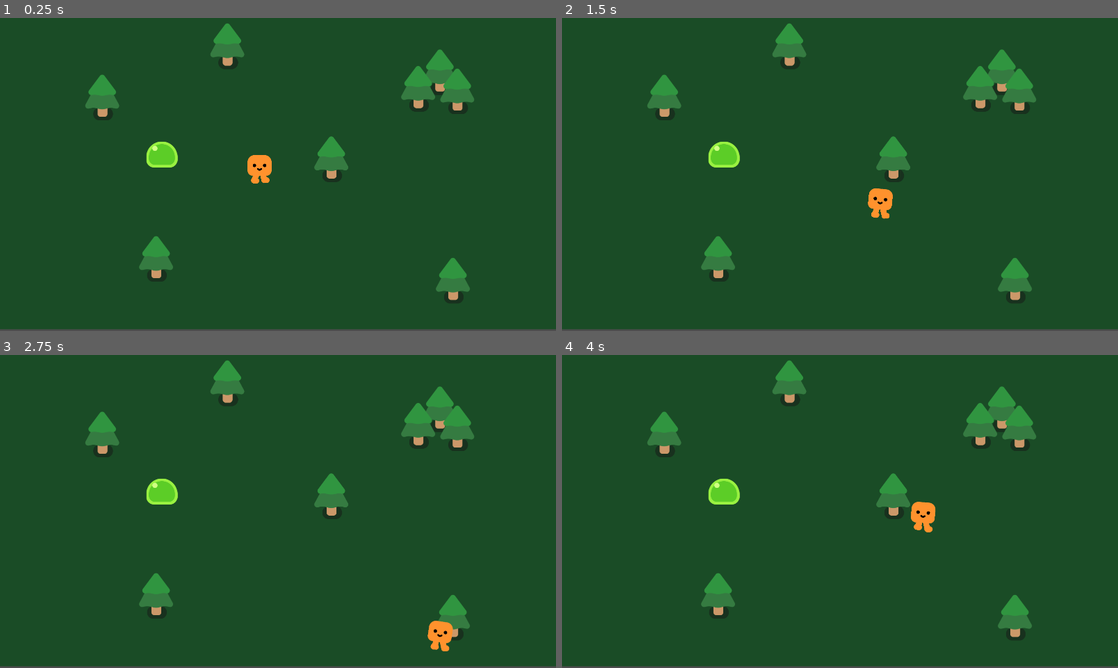
Above: before the commit, frames 1-4 (two rows, left to right).
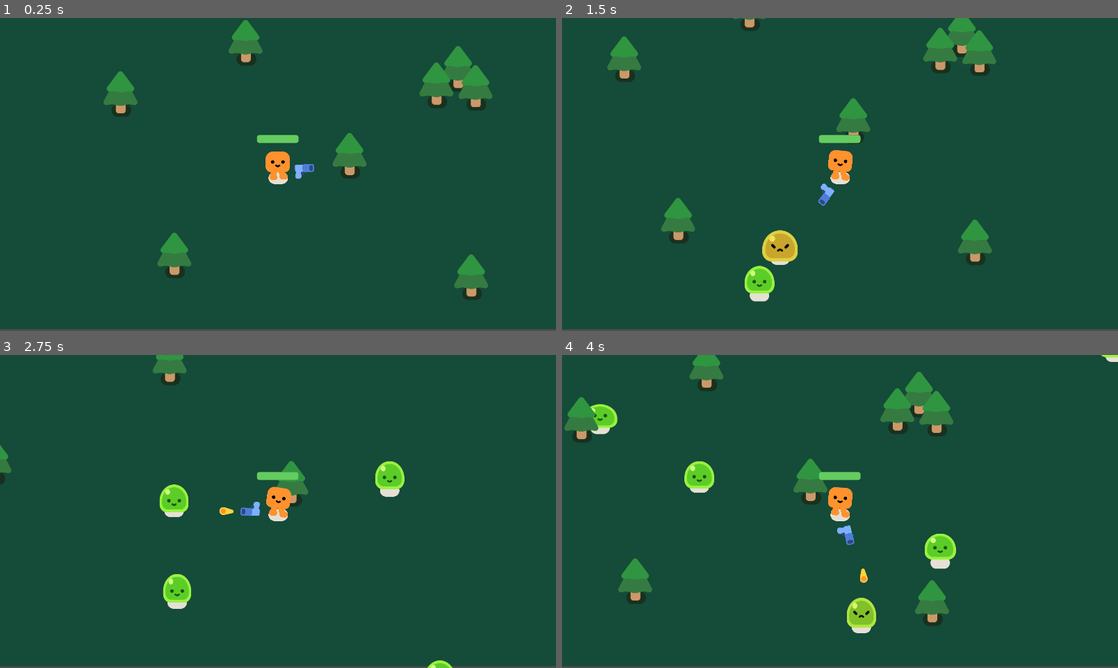
Above: after the commit, the same moments.

Repository: farinaceos/2d-godot-game
Game: Godot game, scene res://scenes/survivors_game.tscn
The game is run twice, just before and just after one commit, with the same random seed, the same clock (stepped at 60 frames per second) and the same inputs.
Inputs:
- Up to frame 1 (0.25 s): no input
- Up to frame 2 (1.5 s): hold D (move_right) 0.53-1.28 s; hold S (move_down) from 1.28 s (still down)
- Up to frame 3 (2.75 s): release S (move_down) at 2.03 s; hold D (move_right) from 2.03 s (still down)
- Up to frame 4 (4 s): release D (move_right) at 2.78 s; hold W (move_up) 2.78-3.53 s; hold A (move_left) from 3.53 s (still down)

The runs differ from the first frame. In frame 1, 7.7% of the frame differs, in the area x 15-89%, y 0-92%; in frame 2, 10%; in frame 3, 7.7%; in frame 4, 12%, in the area x 0-100%, y 0-92%.

Commit message:
alpha version - Game Playable - Add features

Diff:
--- /dev/null
+++ b/scenes/bullet.tscn
@@ -0,0 +1,24 @@
+[gd_scene load_steps=4 format=3 uid="uid://g8401gh8n81g"]
+
+[ext_resource type="Script" path="res://script/bullet.gd" id="1_7wvbr"]
+[ext_resource type="Texture2D" uid="uid://dftkbqwsfd68r" path="res://pistol/projectile.png" id="2_sn70w"]
+
+[sub_resource type="CircleShape2D" id="CircleShape2D_8xlop"]
+radius = 17.0
+
+[node name="Bullet" type="Area2D"]
+top_level = true
+rotation = 0.614838
+collision_layer = 0
+collision_mask = 3
+script = ExtResource("1_7wvbr")
+
+[node name="Projectile" type="Sprite2D" parent="."]
+position = Vector2(-12, -1)
+texture = ExtResource("2_sn70w")
+
+[node name="CollisionShape2D" type="CollisionShape2D" parent="."]
+position = Vector2(-1, 0)
+shape = SubResource("CircleShape2D_8xlop")
+
+[connection signal="body_entered" from="." to="." method="_on_body_entered"]
--- /dev/null
+++ b/scenes/gun.tscn
@@ -0,0 +1,33 @@
+[gd_scene load_steps=4 format=3 uid="uid://ctdwhg65bed0x"]
+
+[ext_resource type="Texture2D" uid="uid://cswb5do8rrj7q" path="res://pistol/pistol.png" id="1_0ef6d"]
+[ext_resource type="Script" path="res://script/gun.gd" id="1_dy703"]
+
+[sub_resource type="CircleShape2D" id="CircleShape2D_ka6pp"]
+radius = 810.062
+
+[node name="Gun" type="Area2D"]
+collision_layer = 0
+collision_mask = 2
+script = ExtResource("1_dy703")
+
+[node name="CollisionShape2D" type="CollisionShape2D" parent="."]
+position = Vector2(-4, 0)
+shape = SubResource("CircleShape2D_ka6pp")
+
+[node name="WeaponPivot" type="Marker2D" parent="."]
+rotation = -0.0194902
+
+[node name="Pistol" type="Sprite2D" parent="WeaponPivot"]
+position = Vector2(92.0605, -2.20625)
+texture = ExtResource("1_0ef6d")
+
+[node name="ShootingPoint" type="Marker2D" parent="WeaponPivot/Pistol"]
+unique_name_in_owner = true
+position = Vector2(25.2973, -11.5082)
+
+[node name="Timer" type="Timer" parent="."]
+wait_time = 0.3
+autostart = true
+
+[connection signal="timeout" from="Timer" to="." method="_on_timer_timeout"]
--- a/scenes/mob.tscn
+++ b/scenes/mob.tscn
@@ -7,11 +7,14 @@
 radius = 53.0377
 
 [node name="Mob" type="CharacterBody2D"]
+collision_layer = 2
+collision_mask = 3
 script = ExtResource("1_m6401")
 
 [node name="Slime" parent="." instance=ExtResource("1_eocjs")]
-position = Vector2(82, 217)
+unique_name_in_owner = true
+position = Vector2(3, 30)
 
 [node name="CollisionShape2D" type="CollisionShape2D" parent="."]
-position = Vector2(81, 187)
+position = Vector2(2, 3)
 shape = SubResource("CircleShape2D_sna06")
--- a/scenes/player.tscn
+++ b/scenes/player.tscn
@@ -1,13 +1,31 @@
-[gd_scene load_steps=4 format=3 uid="uid://bassyoirydih5"]
+[gd_scene load_steps=8 format=3 uid="uid://bassyoirydih5"]
 
 [ext_resource type="Script" path="res://script/player.gd" id="1_8xx3d"]
 [ext_resource type="PackedScene" uid="uid://pbmyh1qru7p" path="res://characters/happy_boo/happy_boo.tscn" id="1_63f6b"]
+[ext_resource type="PackedScene" uid="uid://ctdwhg65bed0x" path="res://scenes/gun.tscn" id="3_xr70q"]
 
 [sub_resource type="CircleShape2D" id="CircleShape2D_xo7ag"]
 radius = 31.257
 
+[sub_resource type="CircleShape2D" id="CircleShape2D_dwiwl"]
+radius = 46.0435
+
+[sub_resource type="StyleBoxFlat" id="StyleBoxFlat_dtybv"]
+bg_color = Color(0.152941, 0.168627, 0.188235, 1)
+corner_radius_top_left = 8
+corner_radius_top_right = 8
+corner_radius_bottom_right = 8
+corner_radius_bottom_left = 8
+
+[sub_resource type="StyleBoxFlat" id="StyleBoxFlat_s7x51"]
+bg_color = Color(0.388235, 0.8, 0.372549, 1)
+corner_radius_top_left = 8
+corner_radius_top_right = 8
+corner_radius_bottom_right = 8
+corner_radius_bottom_left = 8
+
 [node name="Player" type="CharacterBody2D"]
-position = Vector2(108, 120)
+position = Vector2(0, -3)
 script = ExtResource("1_8xx3d")
 
 [node name="HappyBoo" parent="." instance=ExtResource("1_63f6b")]
@@ -17,3 +35,31 @@
 [node name="CollisionShape2D" type="CollisionShape2D" parent="."]
 position = Vector2(1, 33)
 shape = SubResource("CircleShape2D_xo7ag")
+
+[node name="Camera2D" type="Camera2D" parent="."]
+position = Vector2(1, 30)
+limit_smoothed = true
+
+[node name="Gun" parent="." instance=ExtResource("3_xr70q")]
+position = Vector2(-1, 23)
+
+[node name="HurtBox" type="Area2D" parent="."]
+unique_name_in_owner = true
+collision_layer = 0
+collision_mask = 2
+
+[node name="CollisionShape2D2" type="CollisionShape2D" parent="HurtBox"]
+position = Vector2(1, -9)
+shape = SubResource("CircleShape2D_dwiwl")
+debug_color = Color(0.753389, 0.42681, 0.447888, 0.42)
+
+[node name="ProgressBar" type="ProgressBar" parent="."]
+unique_name_in_owner = true
+offset_left = -72.0
+offset_top = -106.0
+offset_right = 72.0
+offset_bottom = -79.0
+theme_override_styles/background = SubResource("StyleBoxFlat_dtybv")
+theme_override_styles/fill = SubResource("StyleBoxFlat_s7x51")
+value = 100.0
+show_percentage = false
--- a/scenes/survivors_game.tscn
+++ b/scenes/survivors_game.tscn
@@ -1,20 +1,39 @@
-[gd_scene load_steps=4 format=3 uid="uid://bvsmfh3ggshgt"]
+[gd_scene load_steps=5 format=3 uid="uid://bvsmfh3ggshgt"]
 
+[ext_resource type="Script" path="res://script/survivors_game.gd" id="1_71jad"]
 [ext_resource type="PackedScene" uid="uid://bassyoirydih5" path="res://scenes/player.tscn" id="1_n34gq"]
 [ext_resource type="PackedScene" uid="uid://cew6hbvnf21t1" path="res://scenes/pine_tree.tscn" id="2_isqkl"]
-[ext_resource type="Texture2D" uid="uid://dvgfmy6vtvjji" path="res://characters/slime/slime_body.png" id="3_8mj8w"]
 
-[node name="Node2D" type="Node2D"]
+[sub_resource type="Curve2D" id="Curve2D_n3hbh"]
+_data = {
+"points": PackedVector2Array(0, 0, 0, 0, -226, -356, 0, 0, 0, 0, 2106, -355, 0, 0, 0, 0, 2106, 1214, 0, 0, 0, 0, -223, 1212, 0, 0, 0, 0, -226, -353)
+}
+point_count = 5
+
+[node name="Game" type="Node2D"]
 y_sort_enabled = true
+script = ExtResource("1_71jad")
 
-[node name="ColorRect" type="ColorRect" parent="."]
-modulate = Color(0.103033, 0.298663, 0.148106, 1)
+[node name="CanvasLayer" type="CanvasLayer" parent="."]
+layer = -3
+
+[node name="ColorRect" type="ColorRect" parent="CanvasLayer"]
+modulate = Color(0.0820684, 0.294955, 0.222623, 1)
 offset_right = 1925.0
 offset_bottom = 1074.0
 metadata/_edit_use_anchors_ = true
 
 [node name="Player" parent="." instance=ExtResource("1_n34gq")]
 position = Vector2(896, 522)
+
+[node name="Path2D" type="Path2D" parent="Player"]
+position = Vector2(-896, -522)
+curve = SubResource("Curve2D_n3hbh")
+
+[node name="PathFollow2D" type="PathFollow2D" parent="Player/Path2D"]
+unique_name_in_owner = true
+position = Vector2(-226, -356)
+rotation = 0.000428816
 
 [node name="PineTree" parent="." instance=ExtResource("2_isqkl")]
 position = Vector2(351, 283)
@@ -34,12 +53,46 @@
 [node name="PineTree6" parent="." instance=ExtResource("2_isqkl")]
 position = Vector2(1562, 915)
 
+[node name="PineTree8" parent="." instance=ExtResource("2_isqkl")]
+position = Vector2(783, 106)
+
 [node name="PineTree7" parent="." instance=ExtResource("2_isqkl")]
 position = Vector2(1142, 496)
 
-[node name="PineTree8" parent="." instance=ExtResource("2_isqkl")]
-position = Vector2(783, 106)
+[node name="Timer" type="Timer" parent="."]
+wait_time = 0.458
+autostart = true
 
-[node name="SlimeBody" type="Sprite2D" parent="."]
-position = Vector2(559, 471)
-texture = ExtResource("3_8mj8w")
+[node name="GameOver" type="CanvasLayer" parent="."]
+unique_name_in_owner = true
+visible = false
+
+[node name="ColorRect" type="ColorRect" parent="GameOver"]
+anchors_preset = 15
+anchor_right = 1.0
+anchor_bottom = 1.0
+offset_left = -74.0
+offset_right = 8.0
+offset_bottom = 14.0
+grow_horizontal = 2
+grow_vertical = 2
+color = Color(0.0117647, 0.0117647, 0.0117647, 0.6)
+
+[node name="Label" type="Label" parent="GameOver/ColorRect"]
+layout_mode = 1
+anchors_preset = 8
+anchor_left = 0.5
+anchor_top = 0.5
+anchor_right = 0.5
+anchor_bottom = 0.5
+offset_left = -130.0
+offset_top = -34.5
+offset_right = 130.0
+offset_bottom = 34.5
+grow_horizontal = 2
+grow_vertical = 2
+theme_override_font_sizes/font_size = 150
+text = "GAME OVER"
+
+[connection signal="health_depleted" from="Player" to="." method="_on_player_health_depleted"]
+[connection signal="timeout" from="Timer" to="." method="_on_timer_timeout"]
--- /dev/null
+++ b/script/bullet.gd
@@ -0,0 +1,19 @@
+extends Area2D
+
+const SPEED = 1500
+const RANGE = 2000
+
+var travelled_distance = 0
+
+func _physics_process(delta):
+	var direction = Vector2.RIGHT.rotated(rotation)
+	position += direction * SPEED * delta
+
+	travelled_distance += SPEED * delta
+	if travelled_distance > RANGE:
+		queue_free()
+
+func _on_body_entered(body):
+	queue_free()
+	if body.has_method("take_damage"):
+		body.take_damage()
--- /dev/null
+++ b/script/gun.gd
@@ -0,0 +1,19 @@
+extends Area2D
+
+func _physics_process(delta):
+	var enemies_in_range = 	get_overlapping_bodies()
+	if enemies_in_range.size() > 0:
+		var target_enemy = enemies_in_range.front()
+		look_at(target_enemy.global_position)
+
+func shoot():
+	const BULLET = preload("res://scenes/bullet.tscn")
+	var new_bullet = BULLET.instantiate()
+	new_bullet.global_position = %ShootingPoint.global_position
+	new_bullet.global_rotation = %ShootingPoint.global_rotation
+
+	%ShootingPoint.add_child(new_bullet)
+
+
+func _on_timer_timeout():
+	shoot()
--- a/script/mob.gd
+++ b/script/mob.gd
@@ -1,13 +1,26 @@
 extends CharacterBody2D
 
-const SPEED = 300
+var health = 4
 
-var player
+const SPEED = 300.0
 
-func _ready():
-	player = get_node("root/Game/Player")
+# onready function is the same as calling the _ready() function
+@onready var player = $"../Player"
+
+func _ready(): %Slime.play_walk()
 
 func _physics_process(delta):
 	var direction = global_position.direction_to(player.global_position)
 	velocity = direction * SPEED
 	move_and_slide()
+
+
+func take_damage():
+	health -= 1
+	%Slime.play_hurt()
+	if health == 0:
+		queue_free()
+		const SMOKE_EXPLOSION = preload("res://smoke_explosion/smoke_explosion.tscn")
+		var smoke = SMOKE_EXPLOSION.instantiate()
+		get_parent().add_child(smoke)
+		smoke.global_position = global_position
--- a/script/player.gd
+++ b/script/player.gd
@@ -1,4 +1,8 @@
 extends CharacterBody2D
+
+signal health_depleted
+
+var health = 100.0
 
 const SPEED = 600
 
@@ -11,3 +15,11 @@
 		%HappyBoo.play_walk_animation()
 	else:
 		%HappyBoo.play_idle_animation()
+
+	const DAMAGE_RATE = 5.0
+	var overlapping_mobs = %HurtBox.get_overlapping_bodies()
+	if overlapping_mobs.size() > 0:
+		health -= DAMAGE_RATE * overlapping_mobs.size() * delta
+		%ProgressBar.value = health
+		if health <= 0.0:
+			health_depleted.emit()
--- /dev/null
+++ b/script/survivors_game.gd
@@ -0,0 +1,25 @@
+extends Node2D
+
+
+func spawn_mob():
+	var new_mob = preload("res://scenes/mob.tscn").instantiate()
+	%PathFollow2D.progress_ratio = randf()
+	new_mob.global_position = %PathFollow2D.global_position
+	add_child(new_mob)
+
+# TRY TO SPAWN TREES LATER
+#func spawn_tree():
+	#var new_tree = preload("res://scenes/pine_tree.tscn")
+	#%PathFollow2D.progress_ratio = randf()
+	#new_tree.global_position = %PathFollow2D.global_position
+	#add_child(new_tree)
+
+func _on_timer_timeout():
+
+	spawn_mob()
+	#spawn_tree()
+
+
+func _on_player_health_depleted():
+	%GameOver.visible = true
+	get_tree().paused = true
Not shown, added: export_presets.cfg
Not shown, added: Blob.console.exe
Not shown, added: Blob.exe
Not shown, added: Blob.zip
